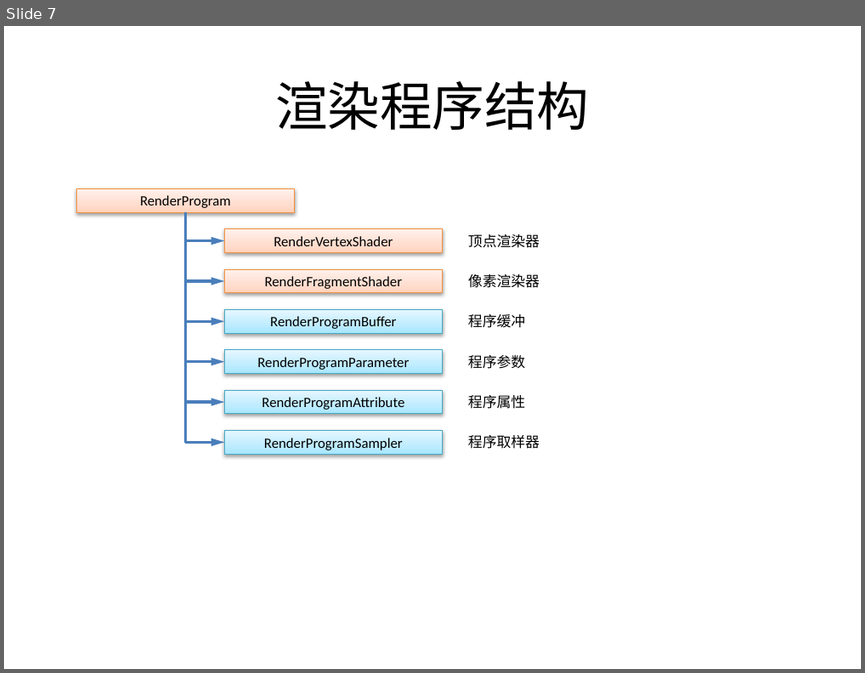
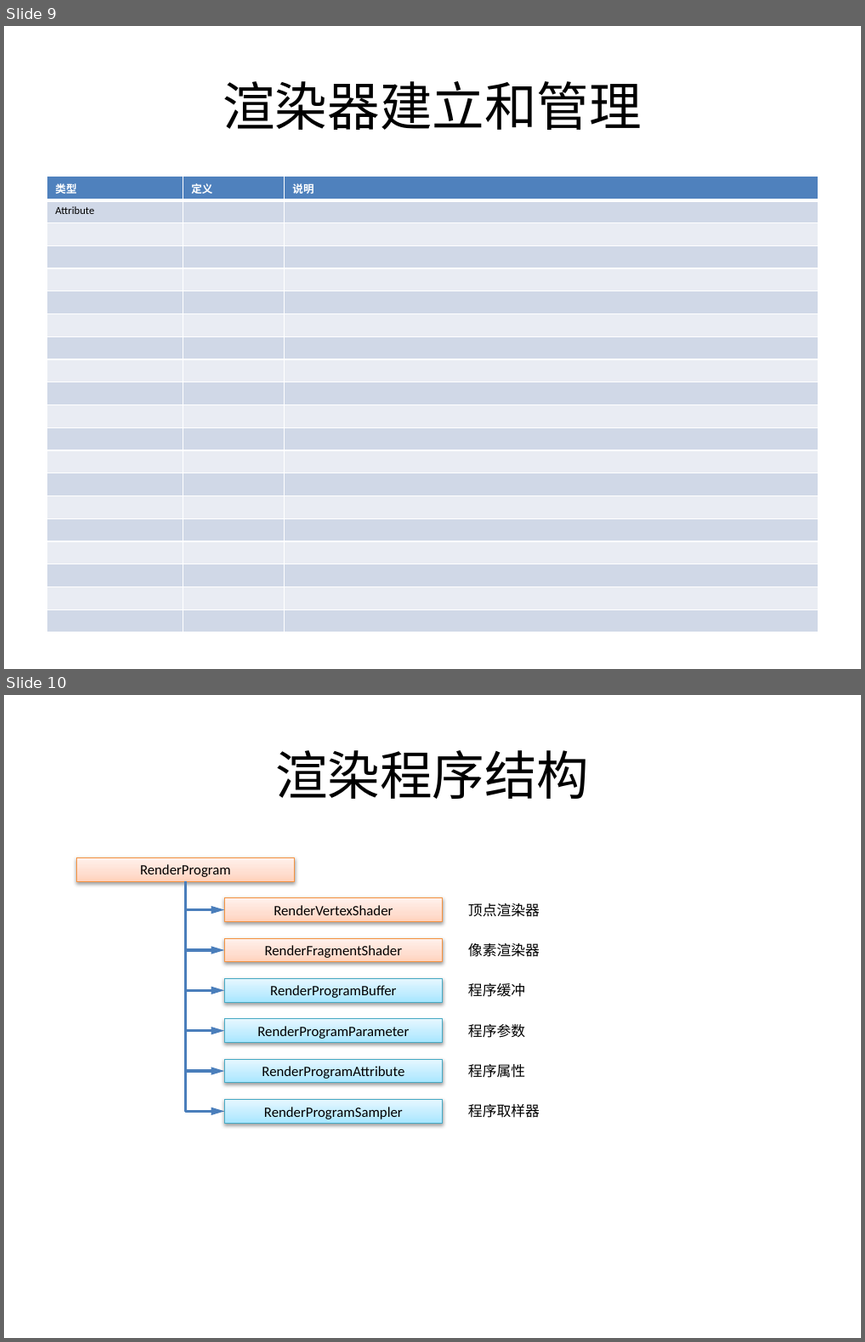
Before and after one commit to favedit/MoCrossOld, a slide deck: Document/渲染系统.pptx. Shown one above the other, each under a label of ours: slide 7 before the commit, slides 9 and 10 after it. The pictures are 865x673 and 865x1342 pixels, drawn with LibreOffice and Linux fonts; fonts in the diff are those of the drawing. Boxes give left, top, right and bottom in pixels: in the first picture for what was removed or moved away, otherwise in the second. Text is boxed around its words. In the diff, an @@ line names an element or a change of style, - is before the commit and + after.

Commit message:
底层渲染修正。

```diff
--- a/Document/渲染系统.pptx
+++ b/Document/渲染系统.pptx
@@ slide 9 added at bbox=[4, 26, 861, 669], background #FFFFFF @@
@@ title added at bbox=[222, 81, 642, 130], 44 pt, text #000000 @@
+渲染器建立和管理
@@ table added at bbox=[46, 176, 818, 631], 20 rows, 3 columns @@
+类型 | 定义 | 说明
+Attribute |  | 
+ |  | 
+ |  | 
+ |  | 
+ |  | 
+ |  | 
+ |  | 
+ |  | 
+ |  | 
+ |  | 
+ |  | 
+ |  | 
+ |  | 
+ |  | 
+ |  | 
+ |  | 
+ |  | 
+ |  | 
+ |  | 
@@ what was slide 7 is now slide 10 @@
```
Also in this commit, not shown: 2 other slides added, 15 other files.
